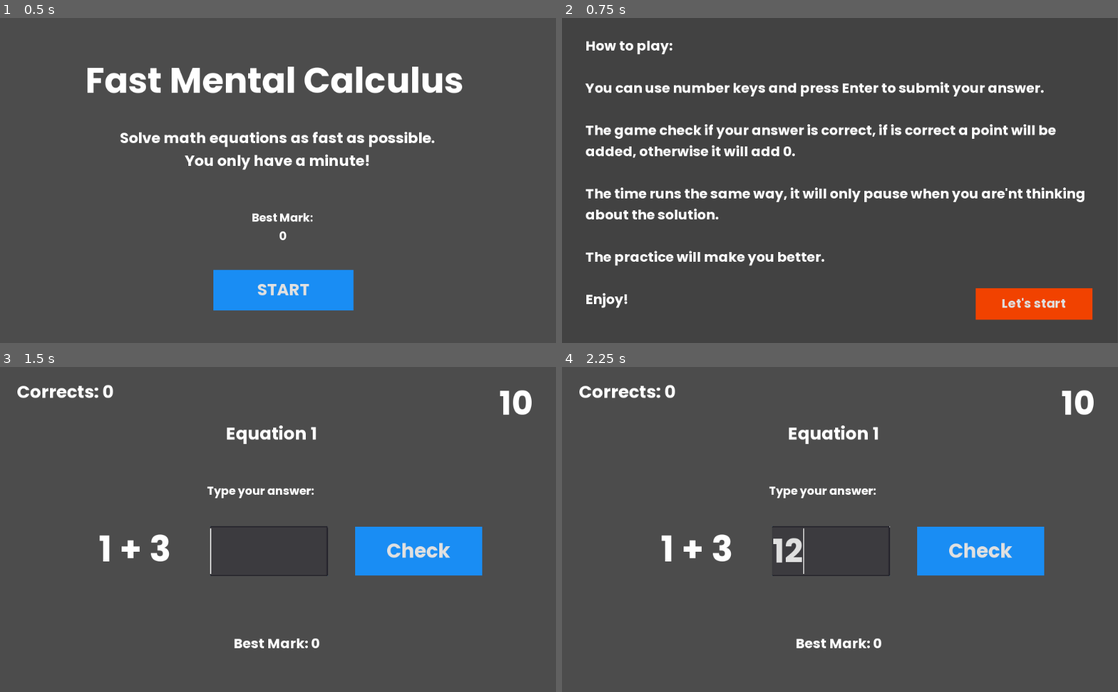
Above: before the commit, frames 1-4 (two rows, left to right).
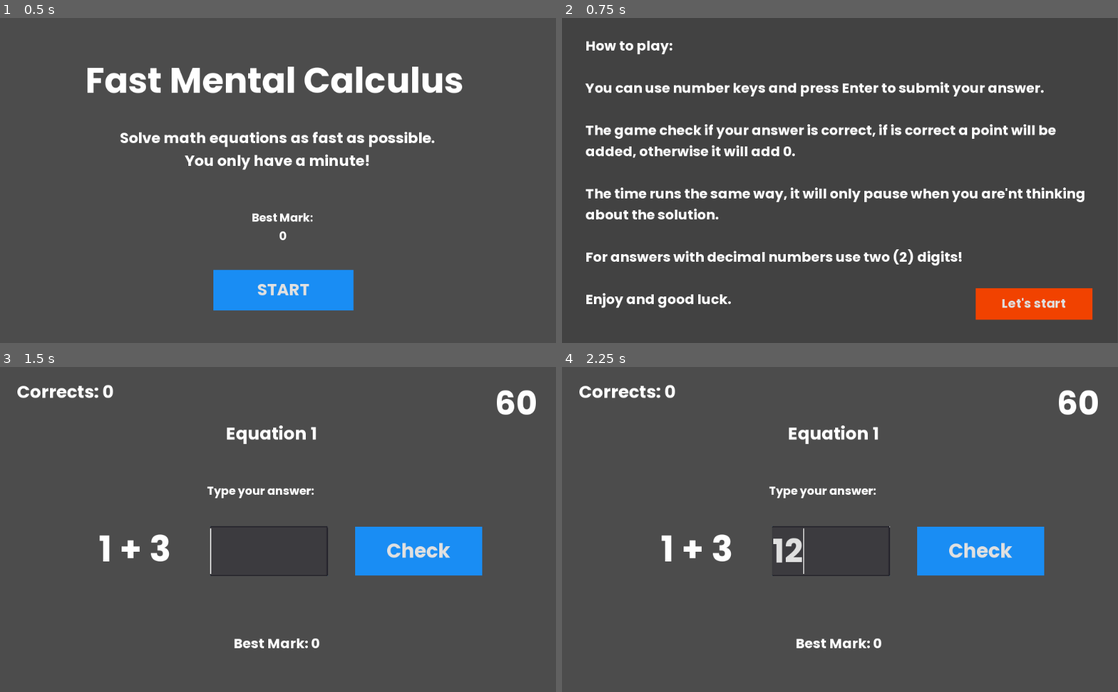
Above: after the commit, the same moments.

Repository: ncdev2015/Godot-Fast-Mental-Calculation
Game: Godot game, scene res://Menu/Menu.tscn
Same seed, same stepped clock (60 frames per second), same inputs: the game is played once before the commit and once after it. The project has no main scene, so this scene is started directly.
Inputs (mouse positions are in pixels of both pictures, inside the frame that each line leads up to):
- Up to frame 1 (0.5 s): no input
- Up to frame 2 (0.75 s): click "START" at 0.5 s
- Up to frame 3 (1.5 s): click "Let's start" at 1.25 s
- Up to frame 4 (2.25 s): click (828, 552) at 2.02 s; type "12" at 2.1 s

Frame 1 is identical in both runs. In frame 2, 1.5% of the frame differs, in the area x 4-72%, y 71-90%; in frame 3, 0.4%; in frame 4, 0.4%.

Commit message:
Add Exports folder and update instructions text

Diff:
--- a/Game/Game.tscn
+++ b/Game/Game.tscn
@@ -14,6 +14,10 @@
 size = 60
 font_data = ExtResource( 1 )
 
+[sub_resource type="DynamicFont" id=6]
+size = 36
+font_data = ExtResource( 1 )
+
 [sub_resource type="StyleBoxFlat" id=3]
 bg_color = Color( 0.0313726, 0.533333, 0.980392, 1 )
 
@@ -23,10 +27,6 @@
 [sub_resource type="StyleBoxFlat" id=5]
 bg_color = Color( 0.0980392, 0.552941, 0.956863, 1 )
 
-[sub_resource type="DynamicFont" id=6]
-size = 36
-font_data = ExtResource( 1 )
-
 [sub_resource type="DynamicFont" id=7]
 size = 32
 font_data = ExtResource( 1 )
@@ -55,6 +55,10 @@
 size = 32
 font_data = ExtResource( 1 )
 
+[sub_resource type="DynamicFont" id=17]
+size = 25
+font_data = ExtResource( 1 )
+
 [sub_resource type="StyleBoxFlat" id=14]
 bg_color = Color( 0, 0.427451, 0.835294, 1 )
 
@@ -63,10 +67,6 @@
 
 [sub_resource type="StyleBoxFlat" id=16]
 bg_color = Color( 0, 0.372549, 0.729412, 1 )
-
-[sub_resource type="DynamicFont" id=17]
-size = 25
-font_data = ExtResource( 1 )
 
 [sub_resource type="StyleBoxFlat" id=18]
 bg_color = Color( 0, 0.427451, 0.835294, 1 )
@@ -157,7 +157,7 @@
 
 [node name="Timer" type="Timer" parent="."]
 pause_mode = 2
-wait_time = 10.0
+wait_time = 60.0
 
 [node name="BestMark" type="Label" parent="."]
 margin_left = 415.776
--- a/Instructions/Instructions.tscn
+++ b/Instructions/Instructions.tscn
@@ -5,6 +5,10 @@
 
 [sub_resource type="DynamicFont" id=1]
 size = 25
+font_data = ExtResource( 1 )
+
+[sub_resource type="DynamicFont" id=5]
+size = 23
 font_data = ExtResource( 1 )
 
 [sub_resource type="StyleBoxFlat" id=2]
@@ -15,10 +19,6 @@
 
 [sub_resource type="StyleBoxFlat" id=4]
 bg_color = Color( 0.945098, 0.258824, 0, 1 )
-
-[sub_resource type="DynamicFont" id=5]
-size = 23
-font_data = ExtResource( 1 )
 
 [node name="Instructions" type="Node2D"]
 script = ExtResource( 2 )
@@ -45,23 +45,20 @@
 
 The time runs the same way, it will only pause when you are'nt thinking about the solution.
 
-The practice will make you better.
+For answers with decimal numbers use two (2) digits!
 
-Enjoy!"
+Enjoy and good luck."
 autowrap = true
-__meta__ = {
-"_edit_use_anchors_": false
-}
 
 [node name="Button" type="Button" parent="."]
 margin_left = 761.51
 margin_top = 498.98
 margin_right = 976.51
 margin_bottom = 556.98
+custom_fonts/font = SubResource( 5 )
 custom_styles/hover = SubResource( 2 )
 custom_styles/pressed = SubResource( 3 )
 custom_styles/normal = SubResource( 4 )
-custom_fonts/font = SubResource( 5 )
 text = "Let's start"
 __meta__ = {
 "_edit_use_anchors_": false
Not shown: 3 places in Game/Game.tscn that only renumber resources
Not shown, added: export_presets.cfg
Not shown, added: Exports/Windows/Fast Mental Calculuation.exe
Not shown, added: Exports/Windows/Fast Mental Calculuation.pck
